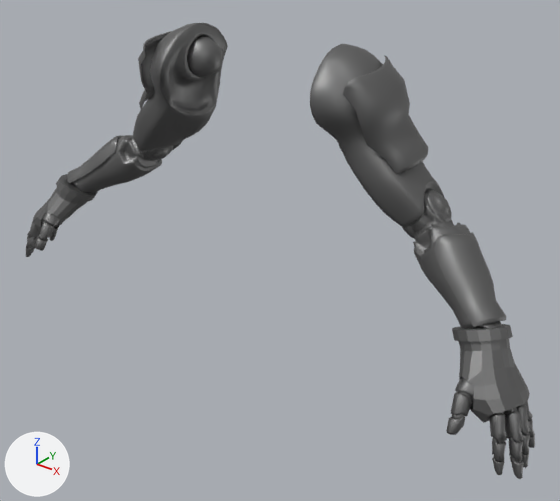
The FBX model Blender/UEFY2.0 - Armor Assets/ExportedFbx/SkeletalMesh/BasicArm/SK_BasicArm.fbx, before and after one commit.
One viewpoint serves both versions: a 50 mm lens placed at (1.007, -1.116, 1.85), pointed at (0.087, 0.033, 1.137). The lights are fixed; the arrows at lower left show +X, +Y and +Z. Where no turn or scale is listed for an object, it has been applied to the vertices.

The older version as bpy lines, for what is in view:
```python
mat_m_ue4man_chestlogo = principled_material('M_UE4Man_ChestLogo')
mat_m_ue4man_chestlogo.base_color = (0.216, 0.216, 0.216)  # grey #808080
mat_m_ue4man_chestlogo.metallic = 1.0
mat_m_ue4man_chestlogo.roughness = 0.553
me_sk_mannequin_009 = bpy.data.meshes.new('SK_Mannequin.009')
me_sk_mannequin_009.from_pydata(...)  # 10336 vertices, 19310 faces; spans x -0.694..0.694, y -0.122..0.19, z 0.932..1.567
# faces by material slot: [18276, 1034]
me_sk_mannequin_009.materials.append(mat_m_ue4man_body)  # grey #808080
me_sk_mannequin_009.materials.append(mat_m_ue4man_chestlogo)  # grey #808080
ob_basicarmmesh_001 = bpy.data.objects.new('BasicArmMesh.001', me_sk_mannequin_009)
ob_basicarmmesh_001.location = (0.0, 0.0, 0.0)
```
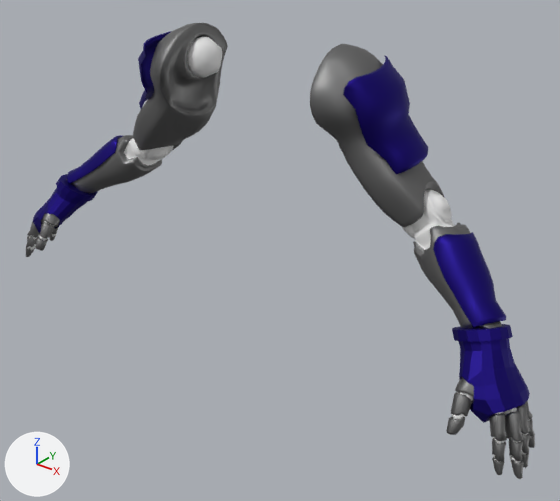
Patch to the scene script:
```diff
--- a/Blender/UEFY2.0 - Armor Assets/ExportedFbx/SkeletalMesh/BasicArm/SK_BasicArm.fbx.py
+++ b/Blender/UEFY2.0 - Armor Assets/ExportedFbx/SkeletalMesh/BasicArm/SK_BasicArm.fbx.py
@@ mat_m_ue4man_chestlogo @@
 mat_m_ue4man_chestlogo = principled_material('M_UE4Man_ChestLogo')
-mat_m_ue4man_chestlogo.base_color = (0.216, 0.216, 0.216)  # grey #808080
+mat_m_ue4man_chestlogo.base_color = (0.02, 0.0105, 0.216)  # blue #271a80
 mat_m_ue4man_chestlogo.metallic = 1.0
@@ mat_joints @@
+mat_joints = principled_material('Joints')
+mat_joints.base_color = (0.8, 0.8, 0.8)  # white #e7e7e7
@@ me_sk_mannequin_009 @@
 me_sk_mannequin_009.from_pydata(...)  # 10336 vertices, 19310 faces; spans x -0.694..0.694, y -0.122..0.19, z 0.932..1.567
 # used by ob_basicarmmesh_001; location = (0.0, 0.0, 0.0)
+# me_sk_mannequin_009 part 1: 3817 of the faces centred in x 0.324..0.683, y -0.106..0.16, z 0.95..1.316 switch from mat_m_ue4man_body (grey #808080) to mat_joints (white #e7e7e7)
+# me_sk_mannequin_009 part 2: 3813 of the faces centred in x -0.683..-0.324, y -0.106..0.16, z 0.95..1.316 switch from mat_m_ue4man_body (grey #808080) to mat_joints (white #e7e7e7)
+# me_sk_mannequin_009 part 3: 80 of the faces centred in x -0.215..-0.138, y 0.059..0.138, z 1.453..1.536 switch from mat_m_ue4man_body (grey #808080) to mat_joints (white #e7e7e7)
 me_sk_mannequin_009.materials.append(mat_m_ue4man_chestlogo)
```

Location of each change, [x1, y1, x2, y2] in pixels of the pictures (560 x 501 px):
'BasicArmMesh.001', recoloured (grey to blue): [26, 31, 534, 466] in both
part 1 of me_sk_mannequin_009, recoloured: [402, 190, 532, 464] in both
part 2 of me_sk_mannequin_009, recoloured: [27, 138, 174, 251] in both
part 3 of me_sk_mannequin_009, recoloured: [187, 36, 222, 78] in both
